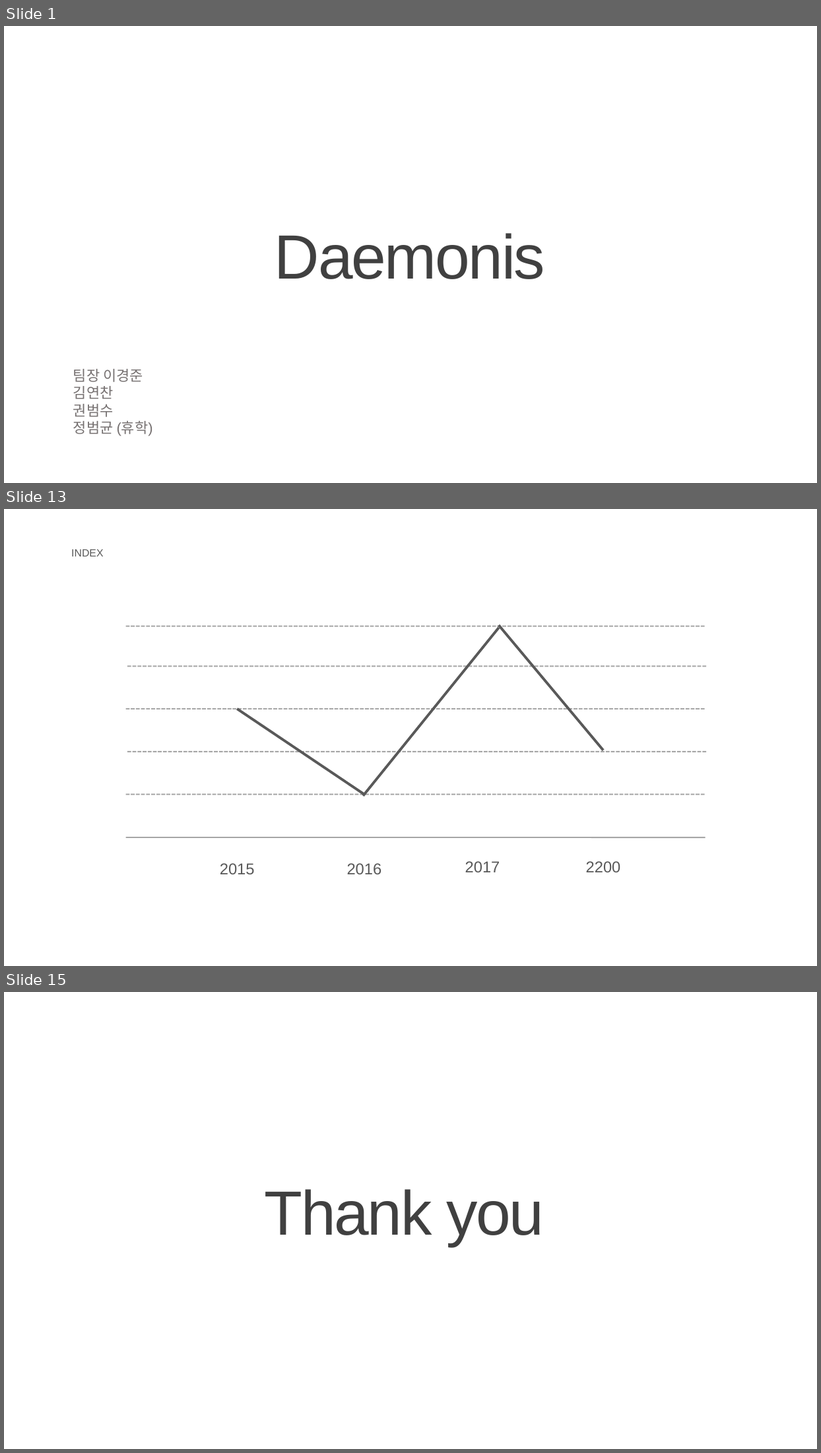
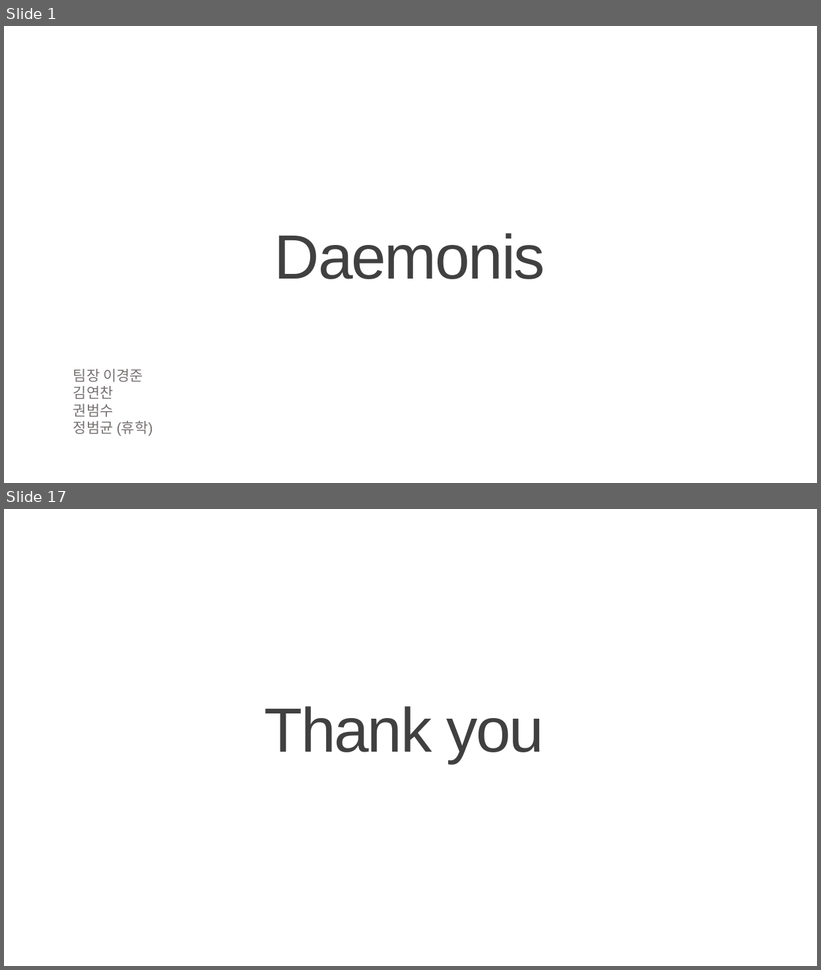
Before and after one commit to KJGoody/Daemonis, a slide deck: Deamonis(데모니스) 기획서/Daemonis PPT.pptx. Shown one above the other, each under a label of ours: slides 1, 13 and 15 before the commit, slides 1 and 17 after it; the slides between them are not shown. The pictures are 821x1453 and 821x970 pixels, drawn with LibreOffice and Linux fonts; fonts in the diff are those of the drawing; background and template pictures are left out. Boxes give left, top, right and bottom in pixels: in the first picture for what was removed or moved away, otherwise in the second. Text is boxed around its words. In the diff, an @@ line names an element or a change of style, - is before the commit and + after.

```diff
--- a/Deamonis(데모니스) 기획서/Daemonis PPT.pptx
+++ b/Deamonis(데모니스) 기획서/Daemonis PPT.pptx
@@ slide 13 removed at (4,509,817,966), background picture (left out) @@
@@ text removed at (71,549,103,557) @@
-INDEX
@@ line removed from (126, 626) to (706, 626) @@
@@ line removed from (499, 626) to (604, 751) @@
@@ line removed from (499, 628) to (363, 796) @@
@@ line removed from (127, 666) to (708, 666) @@
@@ line removed from (126, 709) to (706, 709) @@
@@ line removed from (237, 709) to (364, 795) @@
@@ line removed from (127, 752) to (708, 752) @@
@@ line removed from (126, 795) to (706, 795) @@
@@ line removed from (126, 838) to (706, 838) @@
@@ text removed at (220,863,255,875) @@
-2015
@@ text removed at (347,863,382,875) @@
-2016
@@ text removed at (465,861,500,873) @@
-2017
@@ text removed at (586,861,621,873) @@
-2200
@@ what was slide 15 is now slide 17 @@
```
Also in this commit, not shown: 2 slides changed, 13 slides added, 10 other slides removed, 1 other file.
